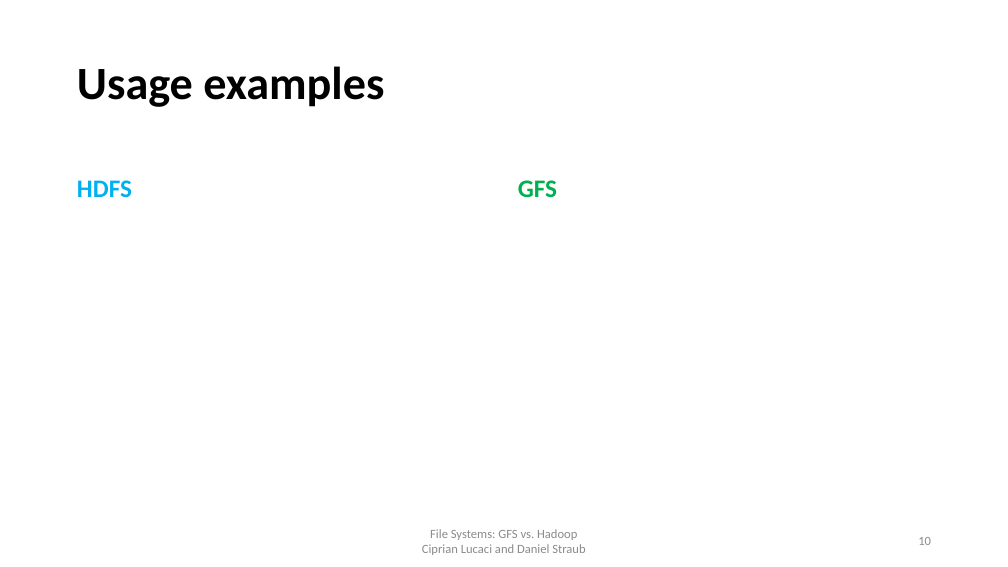
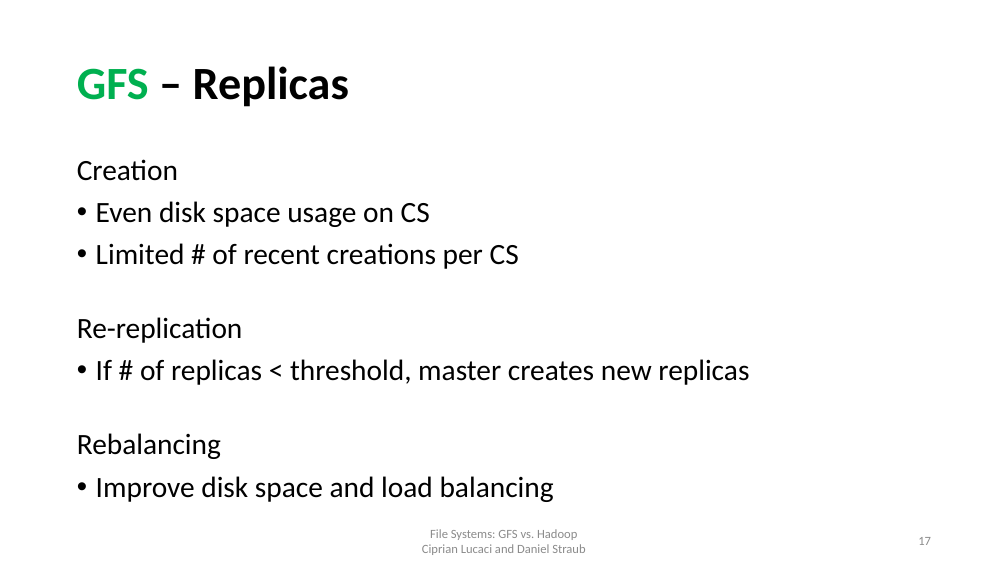
Before and after one commit to cipri7329/ss15-seminar, a slide deck: slide 17 of Presentation/DistributedFileSystems_Daniel.pptx (slide 10 before the commit). Drawn at 1008x567 pixels with LibreOffice and Linux fonts; fonts in the diff are those of the drawing; background and template pictures are left out. Boxes give left, top, right and bottom in pixels: in the first picture for what was removed or moved away, otherwise in the second. Text is boxed around its words. In the diff, an @@ line names an element or a change of style, - is before the commit and + after.

```diff
--- a/Presentation/DistributedFileSystems_Daniel.pptx
+++ b/Presentation/DistributedFileSystems_Daniel.pptx
@@ title at bbox=[77, 66, 349, 107]: text changed @@
-Usage examples
+GFS – Replicas
@@ text added at bbox=[77, 159, 749, 502], 28 pt, text #000000 @@
+Creation
+• Even disk space usage on CS
+• Limited # of recent creations per CS
+Re-replication
+• If # of replicas < threshold, master creates new replicas
+Rebalancing
+• Improve disk space and load balancing
@@ text removed at bbox=[77, 180, 132, 197] @@
-HDFS
@@ text removed at bbox=[518, 180, 557, 197] @@
-GFS
@@ page number at bbox=[918, 537, 931, 545]: text changed @@
-10
+17
```
Also in this commit, not shown: 6 other slides changed, 8 slides added.
